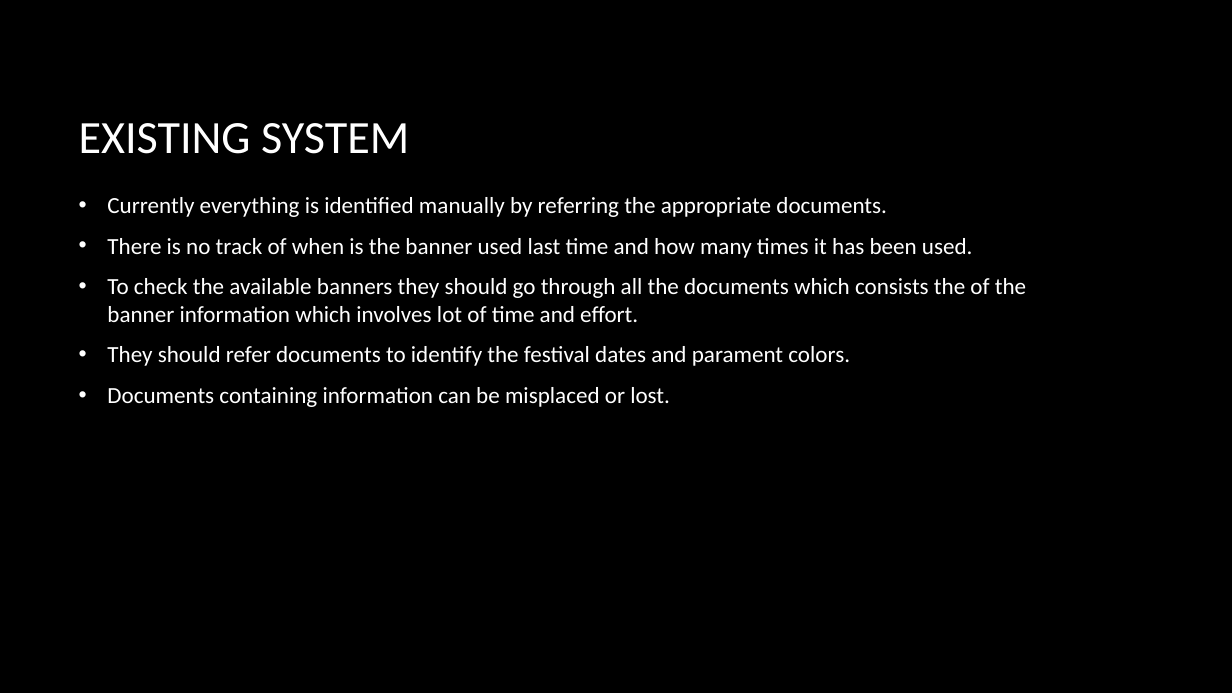
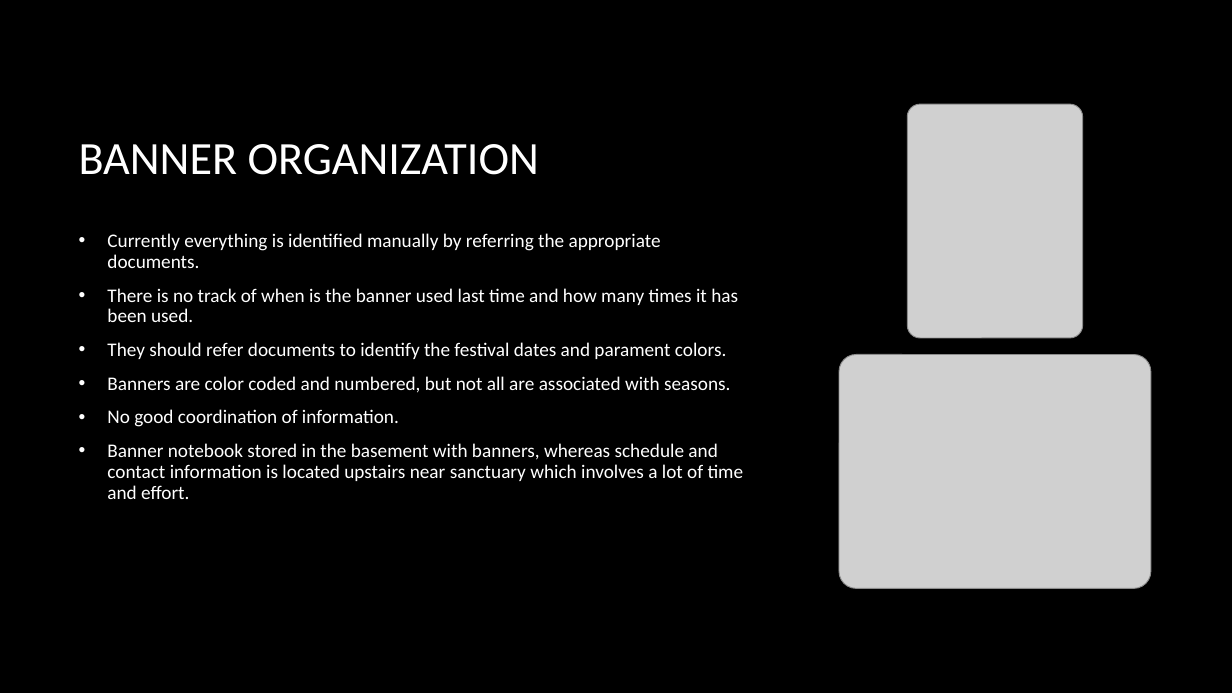
Before and after one commit to harishvavilala/Betterhappo, a slide deck: slide 3 of Powerpoints/finalpresentationintro.pptx. Drawn at 1232x693 pixels with LibreOffice and Linux fonts; fonts in the diff are those of the drawing; grey boxes stand for pictures; background and template pictures are left out. Boxes give left, top, right and bottom in pixels: in the first picture for what was removed or moved away, otherwise in the second. Text is boxed around its words. In the diff, an @@ line names an element or a change of style, - is before the commit and + after.

```diff
--- a/Powerpoints/finalpresentationintro.pptx
+++ b/Powerpoints/finalpresentationintro.pptx
@@ picture added at [907,104,1083,338] @@
@@ title at [79,144,539,175]: text changed @@
-EXISTING SYSTEM
+BANNER ORGANIZATION
@@ text "Currently everything is identified manually ...": place and size @@
-text "Currently everything is identified manually ..." at [107,197,1026,407]
+text "Currently everything is identified manually ..." at [107,233,744,499]
@@ text at [107,233,738,359]: size 18 to 15 pt in "Currently everything is identified manually by referring ...", "There is no track of when is ...", "They should refer documents to identify the ..."; line spacing 1 to 0.9 @@
@@ text at [107,278,1026,322]: paragraph removed @@
-• To check the available banners they should go through all the documents which consists the of the banner information which involves lot of time and effort.
@@ picture added at [839,355,1151,589] @@
@@ text at [107,376,744,499]: text changed; size 18 to 15 pt @@
-• Documents containing information can be misplaced or lost.
+• Banners are color coded and numbered, but not all are associated with seasons.
+• No good coordination of information.
+• Banner notebook stored in the basement with banners, whereas schedule and contact information is located upstairs near sanctuary which involves a lot of time and effort.
```
Also in this commit, not shown: 1 other slide changed, 1 slide added.
